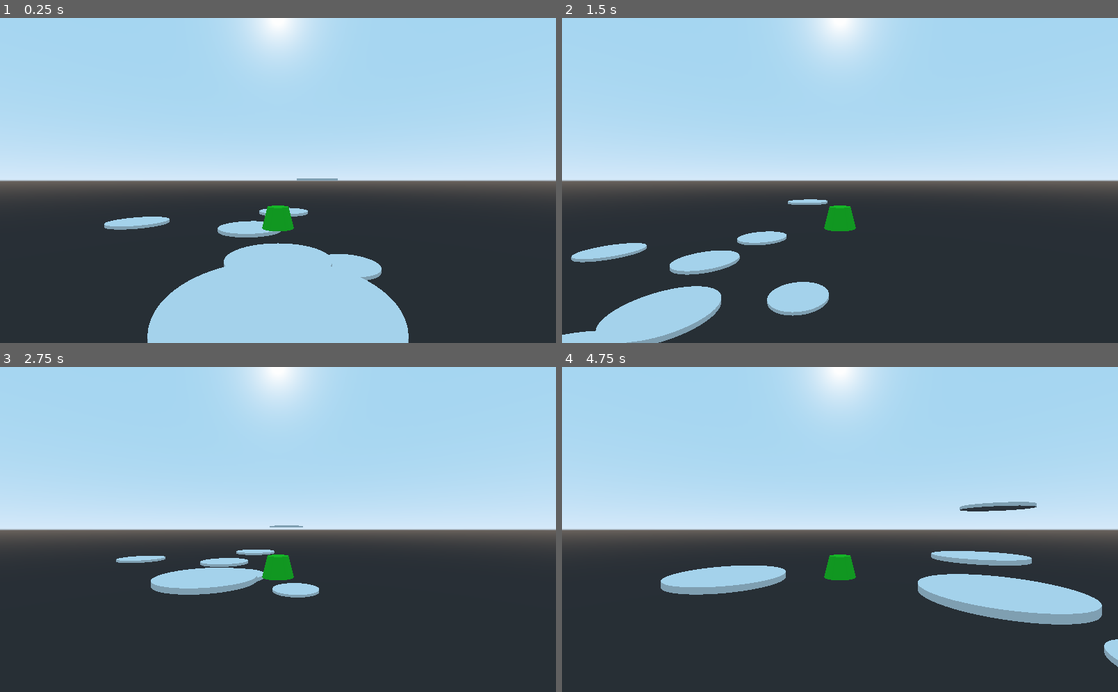
Above: before the commit, frames 1-4 (two rows, left to right).
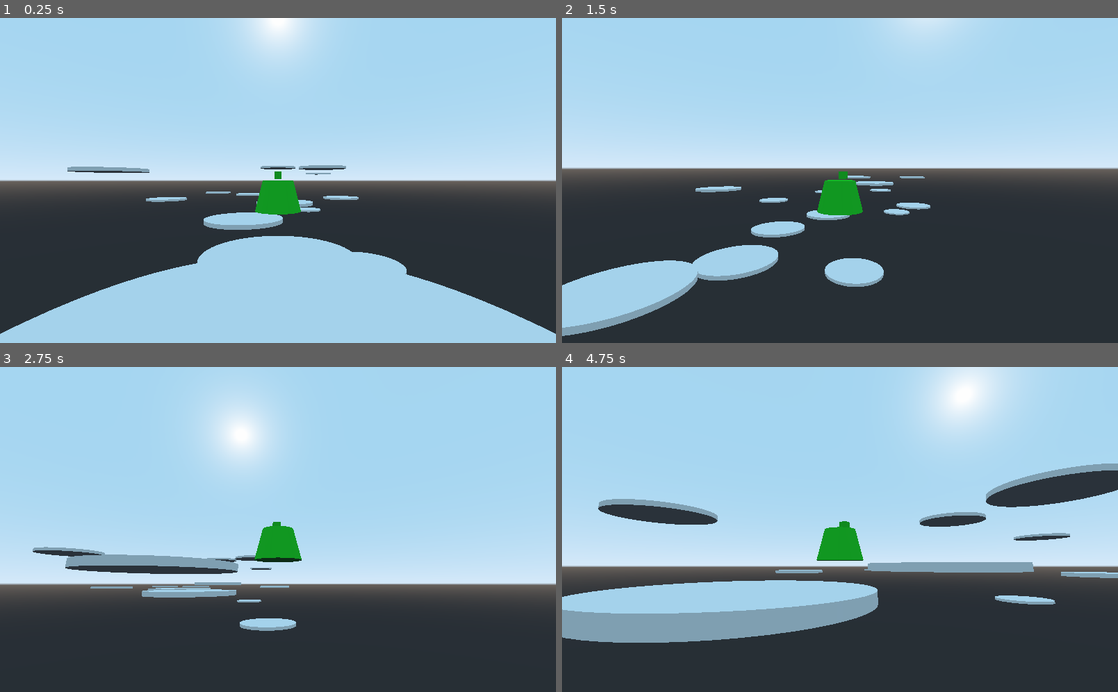
Above: after the commit, the same moments.

Repository: mishkarch/Escape
Game: Godot game, scene res://game objects/location/Location.tscn
The game is run twice, just before and just after one commit, with the same random seed, the same clock (stepped at 60 frames per second) and the same inputs.
Inputs (mouse positions are in pixels of both pictures, inside the frame that each line leads up to):
- Up to frame 1 (0.25 s): no input
- Up to frame 2 (1.5 s): move the mouse to (962, 164) at 0.52 s; hold D (MOVE_RIGHT) 0.53-1.28 s; tap Space (JUMP) at 0.77 s; move the mouse to (728, 196) at 1.27 s; hold S (MOVE_BACKWARD) from 1.28 s (still down)
- Up to frame 3 (2.75 s): tap Space (JUMP) at 1.52 s; move the mouse to (333, 458) at 2.02 s; release S (MOVE_BACKWARD) at 2.03 s; hold D (MOVE_RIGHT) from 2.03 s (still down)
- Up to frame 4 (4.75 s): move the mouse to (812, 594) at 2.77 s; release D (MOVE_RIGHT) at 2.78 s; hold W (MOVE_FORWARD) 2.78-3.53 s; tap Space (JUMP) at 3.02, 3.77, 4.52 s; move the mouse to (1006, 578) at 3.52 s; hold A (MOVE_LEFT) from 3.53 s (still down); tap Tab (FULLSCREEN, bound only after the commit) at 4.15 s; move the mouse to (673, 480) at 4.27 s

The runs differ from the first frame. In frame 1, 12% of the frame differs, in the area x 0-100%, y 45-100%; in frame 2, 19%; in frame 3, 28%; in frame 4, 38%, in the area x 0-100%, y 0-93%.

Commit message:
добавил свободную камеру

Diff:
--- a/game objects/location/Location.gd
+++ b/game objects/location/Location.gd
@@ -5,3 +5,7 @@
 func _ready():
 	for pl in get_tree().get_nodes_in_group("PLATFORMS"):
 		player.platforms.append(pl)
+
+func _process(delta):
+	if Input.is_action_just_pressed("FULLSCREEN"):
+		OS.window_fullscreen = !OS.window_fullscreen
--- a/game objects/location/Location.tscn
+++ b/game objects/location/Location.tscn
@@ -28,7 +28,31 @@
 transform = Transform( 1, 0, 0, 0, 1, 0, 0, 0, 1, 0.230853, -0.735166, -5.2213 )
 
 [node name="WaterLily5" parent="." instance=ExtResource( 2 )]
-transform = Transform( 1, 0, 0, 0, 1, 0, 0, 0, 1, -5.02477, -0.946258, -3.98193 )
+transform = Transform( 1, 0, 0, 0, 1, 0, 0, 0, 1, -5.02477, 0.374774, -3.98193 )
 
 [node name="WaterLily6" parent="." instance=ExtResource( 2 )]
 transform = Transform( 1, 0, 0, 0, 1, 0, 0, 0, 1, 1.91966, 0.622714, -7.08856 )
+
+[node name="WaterLily9" parent="." instance=ExtResource( 2 )]
+transform = Transform( 1, 0, 0, 0, 1, 0, 0, 0, 1, 3.66768, -0.946258, -10.5409 )
+
+[node name="WaterLily10" parent="." instance=ExtResource( 2 )]
+transform = Transform( 1, 0, 0, 0, 1, 0, 0, 0, 1, 0, 0.799104, -10.1865 )
+
+[node name="WaterLily11" parent="." instance=ExtResource( 2 )]
+transform = Transform( 1, 0, 0, 0, 1, 0, 0, 0, 1, -6.00892, -0.946258, -9.55812 )
+
+[node name="WaterLily12" parent="." instance=ExtResource( 2 )]
+transform = Transform( 1, 0, 0, 0, 1, 0, 0, 0, 1, -2.05772, -0.946258, -13.9433 )
+
+[node name="WaterLily13" parent="." instance=ExtResource( 2 )]
+transform = Transform( 1, 0, 0, 0, 1, 0, 0, 0, 1, 2.17941, -2.12936, -14.4575 )
+
+[node name="WaterLily14" parent="." instance=ExtResource( 2 )]
+transform = Transform( 1, 0, 0, 0, 1, 0, 0, 0, 1, 0.230853, -0.735166, -17.7606 )
+
+[node name="WaterLily15" parent="." instance=ExtResource( 2 )]
+transform = Transform( 1, 0, 0, 0, 1, 0, 0, 0, 1, -5.02477, -0.946258, -16.5213 )
+
+[node name="WaterLily16" parent="." instance=ExtResource( 2 )]
+transform = Transform( 1, 0, 0, 0, 1, 0, 0, 0, 1, 3.26455, 0.622714, -15.8223 )
--- /dev/null
+++ b/game objects/player/CameraRoot.gd
@@ -0,0 +1,24 @@
+extends Spatial
+
+var camrot_h = 0
+var camrot_v = 0
+var cam_v_max = 65
+var cam_v_min = -45
+var h_sensitivity = 0.1
+var v_sensitivity = 0.1
+var h_acceleration = 100
+var v_acceleration = 100
+
+func _ready():
+	$Hor/Vert/ClippedCamera.add_exception(get_parent())
+
+
+func _input(event):
+	if event is InputEventMouseMotion:
+		camrot_h += -event.relative.x * (h_sensitivity)
+		camrot_v += -event.relative.y * (v_sensitivity)
+
+func _physics_process(delta):
+	camrot_v = clamp(camrot_v, cam_v_min, cam_v_max)
+	$Hor.rotation_degrees.y = lerp($Hor.rotation_degrees.y, camrot_h, delta * h_acceleration)
+	$Hor/Vert.rotation_degrees.x = lerp($Hor/Vert.rotation_degrees.x, camrot_v, delta * v_acceleration)
--- a/game objects/player/Player.gd
+++ b/game objects/player/Player.gd
@@ -47,6 +47,8 @@
 	move_direction = Vector3.ZERO
 	move_direction += transform.basis.z * input_movement_vector.y
 	move_direction += transform.basis.x * input_movement_vector.x
+	var hor_rotation = $CameraRoot/Hor.rotation.y
+	move_direction = move_direction.rotated(Vector3.UP, hor_rotation)
 
 	if is_on_floor():
 		if Input.is_action_just_pressed("JUMP"):
@@ -58,5 +60,4 @@
 	for pl in platforms:
 		if (translation - pl.translation).length_squared() < (translation - platform.translation).length_squared():
 			platform = pl
-
 	translation = platform.translation + Vector3.UP
--- a/game objects/player/Player.tscn
+++ b/game objects/player/Player.tscn
@@ -1,6 +1,7 @@
-[gd_scene load_steps=5 format=2]
+[gd_scene load_steps=7 format=2]
 
 [ext_resource path="res://game objects/player/Player.gd" type="Script" id=1]
+[ext_resource path="res://game objects/player/CameraRoot.gd" type="Script" id=2]
 
 [sub_resource type="CylinderShape" id=1]
 radius = 0.3
@@ -14,6 +15,9 @@
 [sub_resource type="SpatialMaterial" id=3]
 albedo_color = Color( 0.101961, 0.870588, 0.133333, 1 )
 
+[sub_resource type="CubeMesh" id=4]
+size = Vector3( 0.1, 0.1, 0.1 )
+
 [node name="Player" type="KinematicBody"]
 script = ExtResource( 1 )
 
@@ -26,5 +30,18 @@
 mesh = SubResource( 2 )
 material/0 = SubResource( 3 )
 
-[node name="Camera" type="Camera" parent="."]
-transform = Transform( 1, 0, 0, 0, 1, 0, 0, 0, 1, 0, 0.897479, 4.39355 )
+[node name="MeshInstance2" type="MeshInstance" parent="."]
+transform = Transform( 1, 0, 0, 0, 1, 0, 0, 0, 1, 0, 0.47, -0.117633 )
+mesh = SubResource( 4 )
+material/0 = SubResource( 3 )
+
+[node name="CameraRoot" type="Spatial" parent="."]
+script = ExtResource( 2 )
+
+[node name="Hor" type="Spatial" parent="CameraRoot"]
+
+[node name="Vert" type="Spatial" parent="CameraRoot/Hor"]
+transform = Transform( 1, 0, 0, 0, 1, 0, 0, 0, 1, 0, 0.400931, 0 )
+
+[node name="ClippedCamera" type="ClippedCamera" parent="CameraRoot/Hor/Vert"]
+transform = Transform( 1, 0, 0, 0, 1, 0, 0, 0, 1, 0, 0, 3.04048 )
--- a/project.godot
+++ b/project.godot
@@ -13,10 +13,6 @@
 config/name="Escape"
 run/main_scene="res://game objects/location/Location.tscn"
 config/icon="res://icon.png"
-
-[display]
-
-window/size/fullscreen=true
 
 [input]
 
@@ -45,6 +41,11 @@
 "events": [ Object(InputEventKey,"resource_local_to_scene":false,"resource_name":"","device":0,"alt":false,"shift":false,"control":false,"meta":false,"command":false,"pressed":false,"scancode":32,"physical_scancode":0,"unicode":0,"echo":false,"script":null)
  ]
 }
+FULLSCREEN={
+"deadzone": 0.5,
+"events": [ Object(InputEventKey,"resource_local_to_scene":false,"resource_name":"","device":0,"alt":false,"shift":false,"control":false,"meta":false,"command":false,"pressed":false,"scancode":16777218,"physical_scancode":0,"unicode":0,"echo":false,"script":null)
+ ]
+}
 
 [physics]
 
